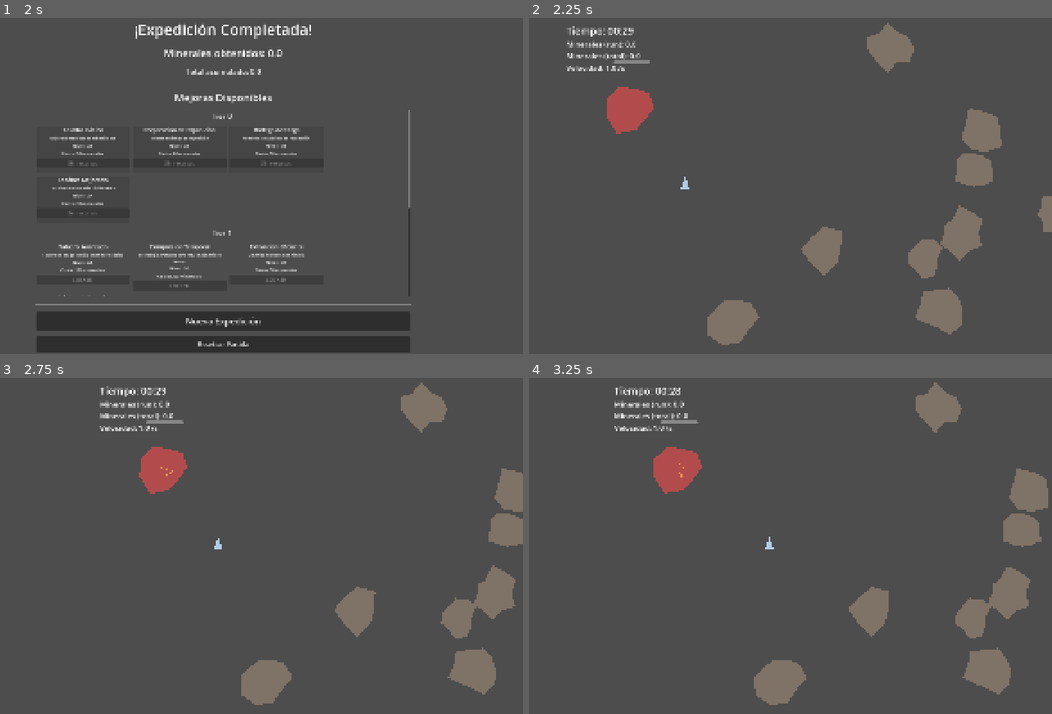
Above: before the commit, frames 1-4 (two rows, left to right).
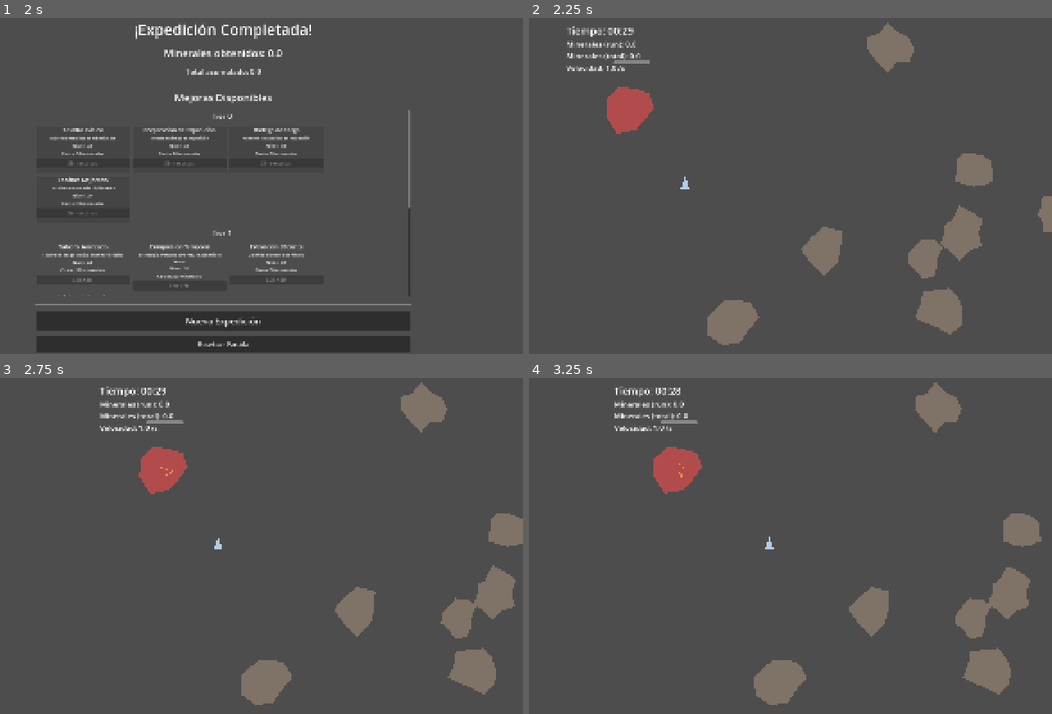
Above: after the commit, the same moments.

Repository: Sefito/space-idle-miner
Game: Godot game, scene res://scenes/Main.tscn
The game is run twice, just before and just after one commit, with the same random seed, the same clock (stepped at 60 frames per second) and the same inputs.
Inputs (mouse positions are in pixels of both pictures, inside the frame that each line leads up to):
- Up to frame 1 (2 s): move the mouse to (355, 169) at 0.52 s; hold D (move_right) 0.53-1.28 s; click (355, 169) at 0.67 s; move the mouse to (104, 202) at 1.27 s; hold S (move_down) from 1.28 s (still down)
- Up to frame 2 (2.25 s): release S (move_down) at 2 s; click "Nueva Expedición" at 2 s
- Up to frame 3 (2.75 s): no input
- Up to frame 4 (3.25 s): move the mouse to (884, 609) at 2.77 s; hold D (move_right) from 2.78 s (still down); click (884, 609) at 2.92 s

Frame 1 is identical in both runs. In frame 2, 0.7% of the frame differs, in the area x 82-91%, y 26-40%; in frame 3, 0.6%; in frame 4, 0.7%.

Commit message:
Update scenes/AsteroidSpawner.gd
Co-authored-by: Copilot <175728472+Copilot@users.noreply.github.com>

Diff:
--- a/scenes/AsteroidSpawner.gd
+++ b/scenes/AsteroidSpawner.gd
@@ -16,11 +16,10 @@
 	if not asteroid_scene:
 		asteroid_scene = preload("res://scenes/Asteroid.tscn")
 
-	# Set random target count
-	target_asteroid_count = randi_range(min_asteroids, max_asteroids)
-
 func spawn_initial_asteroids(ship: Node2D) -> void:
 	ship_ref = ship
+	# Set random target count for this expedition
+	target_asteroid_count = randi_range(min_asteroids, max_asteroids)
 	# Clear any existing asteroids
 	clear_asteroids()
 
